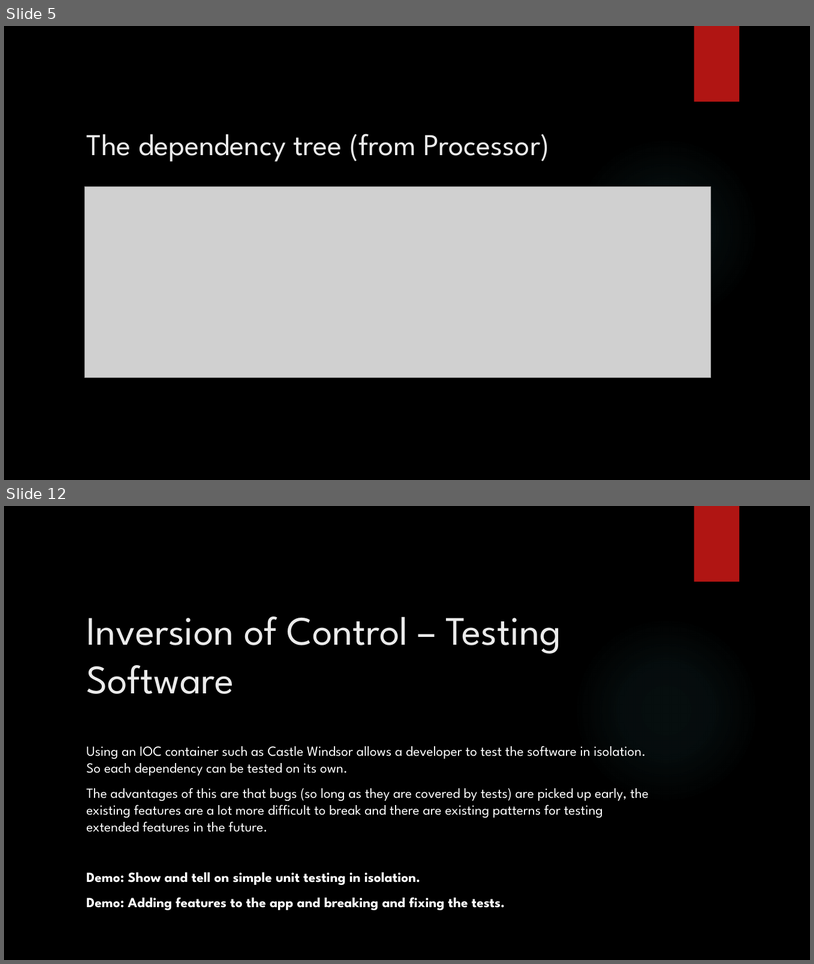
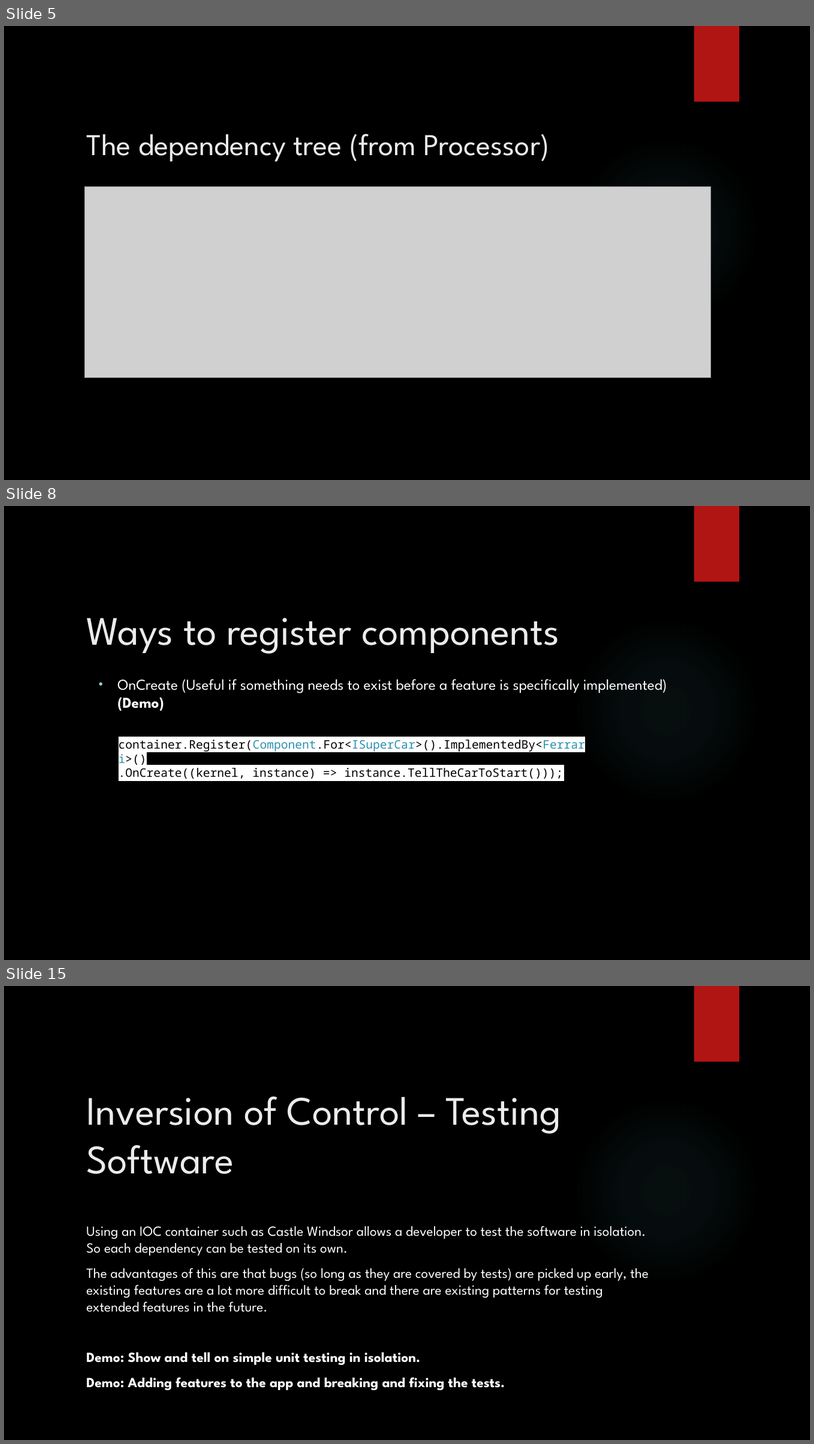
Before and after one commit to jscanlon77/dependency-injection, a slide deck: Castle Windsor Inversion of Control.pptx. Shown one above the other, each under a label of ours: slides 5 and 12 before the commit, slides 5, 8 and 15 after it; the slides between them are not shown. The pictures are 814x964 and 814x1444 pixels, drawn with LibreOffice and Linux fonts; fonts in the diff are those of the drawing; grey boxes stand for pictures; background and template pictures are left out. Boxes give left, top, right and bottom in pixels: in the first picture for what was removed or moved away, otherwise in the second. Text is boxed around its words. In the diff, an @@ line names an element or a change of style, - is before the commit and + after.

```diff
--- a/Castle Windsor Inversion of Control.pptx
+++ b/Castle Windsor Inversion of Control.pptx
@@ slide 8 added at <box>4,506,810,960</box>, background picture (left out); not listed: 2 template elements that a slide beside it also shows @@
@@ title added at <box>86,618,560,654</box>, 48 pt, text #EBEBEB @@
+Ways to register components
@@ text added at <box>117,679,668,711</box>, 18 pt, text #FFFFFF @@
+• OnCreate (Useful if something needs to exist before a feature is specifically implemented) (Demo)
@@ text added at <box>119,739,585,778</box>, 14 pt, text #000000 @@
+container.Register(Component.For<ISuperCar>().ImplementedBy<Ferrari>()
+.OnCreate((kernel, instance) => instance.TellTheCarToStart()));
@@ what was slide 12 is now slide 15 @@
```
Also in this commit, not shown: 5 slides changed, 4 other slides added, 2 slides removed.
